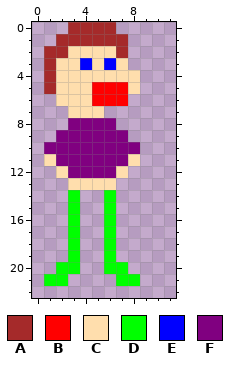
Two versions of one pixel-art sprite, assets/images/chris.png. The picture above was drawn from the file before the commit.
The file is 16x24 pixels. Shown: x 0..11, y 0..22.
Palette (. is transparent): A #a52a2a  B #ff0000  C #ffdead  D #00ff00  E #0000ff  F #800080
The same view after the edit:
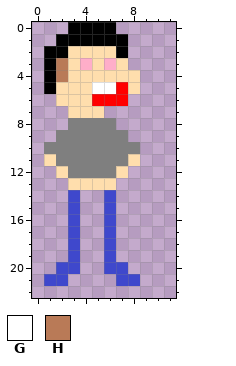
Colours new in this view: G #ffffff  H #b97a57
What changed:
@@ palette @@
-A #a52a2a
+A #000000
-D #00ff00
+D #3f48cc
-E #0000ff
+E #ffaec9
-F #800080
+F #7f7f7f
@@ x 0..11 @@
  2 .AACCCCA....
- 3 .ACCECEC....
- 4 .ACCCCCCC...
- 5 .ACCCBBBC...
+ 3 .AHCECEC....
+ 4 .AHCCCCCC...
+ 5 .ACCCGGBC...
  6 ..CCCBBB....
